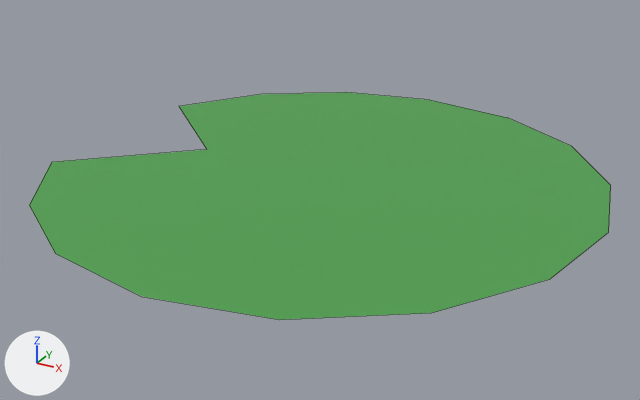
Renders of the FBX model QuackingAwesome/Assets/Props/Environment/Lillypad.fbx from each side of a commit.
The view is the same before and after, from a camera (50 mm lens) standing at (0.403, -0.055, 0.273) and looking at (0.074, 0.543, -0.026). Lighting does not change. The marker at lower left points along +X, +Y and +Z. Mesh edges are drawn as thin lines. Where no turn or scale is listed for an object, it has been applied to the vertices.
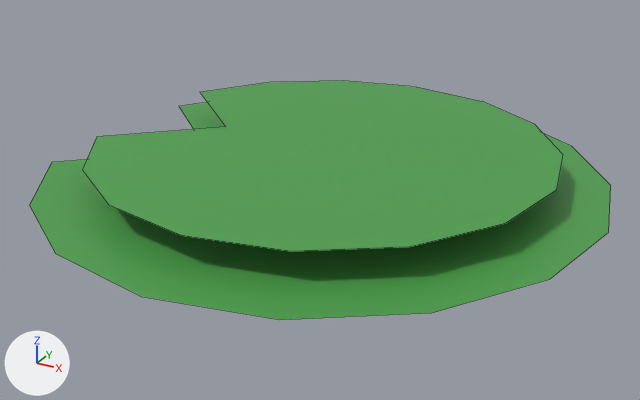
The newer file is also rescaled (x1.215), turned or shifted as a whole; pictures and numbers use the older file's frame.

What differs and where, as boxes (x1, y1, x2, y2) in the pictures (640 x 400 px):
'Circle', reshaped: before (29, 92, 611, 320); after (29, 81, 611, 320)
part 1 of me_circle, added (green): after (82, 81, 563, 251)

The change, as a diff of the scene's bpy script:
```diff
--- a/QuackingAwesome/Assets/Props/Environment/Lillypad.fbx.py
+++ b/QuackingAwesome/Assets/Props/Environment/Lillypad.fbx.py
@@ me_circle @@
 me_circle.from_pydata(...)  # 16 vertices, 1 face; spans x -0.228..0.231, y -0.238..0.238, z 0.0
 # used by ob_circle; location = (0.0746, 0.5591, -0.0092)
+# me_circle part 1: the loose piece of 16 vertices spanning x -0.228..0.231, y -0.238..0.238, z 0.0 is copied, and the copy is scaled about its middle by 0.823, then moved by (0.0, 0.0, 0.025); it spans x -0.187..0.19, y -0.196..0.196, z 0.025
 me_circle.materials.append(mat_props)
```
